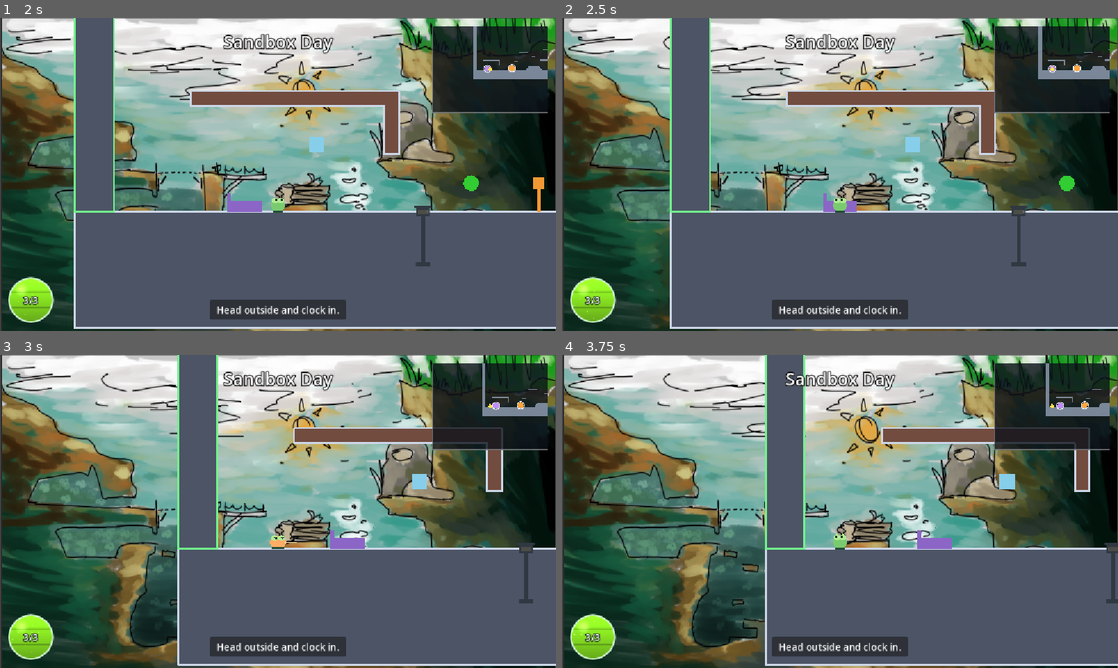
Above: before the commit, frames 1-4 (two rows, left to right).
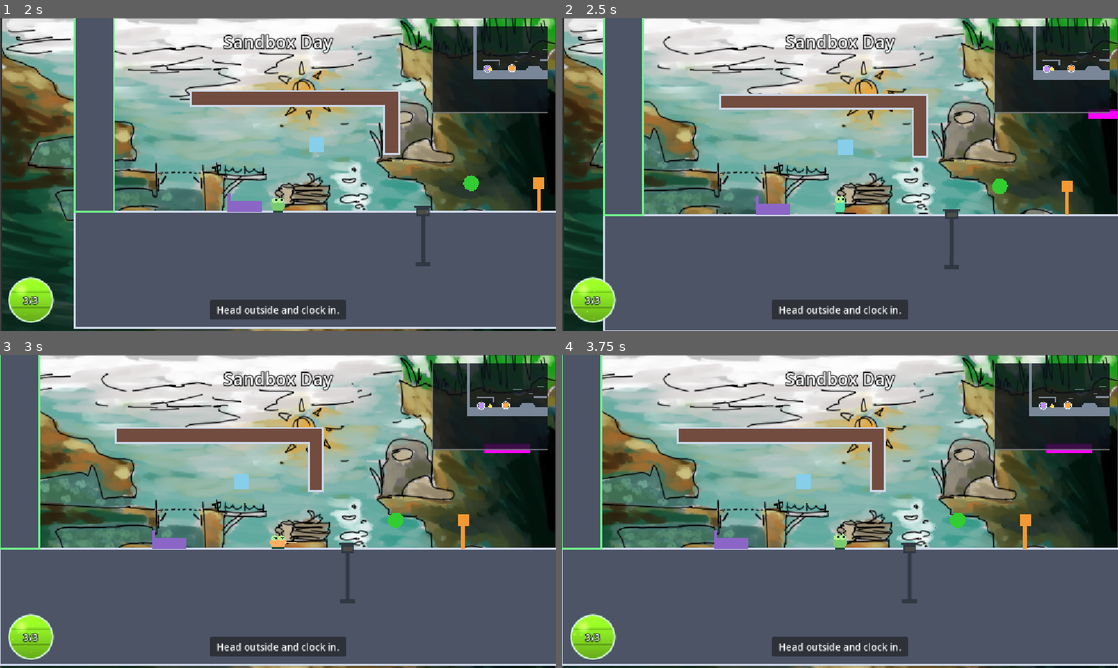
Above: after the commit, the same moments.

Repository: Josephkhland/gwj-98
Game: Godot game, scene res://main.tscn
The game is run twice, just before and just after one commit, with the same random seed, the same clock (stepped at 60 frames per second) and the same inputs. Sound files missing from this copy of the repository are replaced by a short silence.
Inputs (mouse positions are in pixels of both pictures, inside the frame that each line leads up to):
- Up to frame 1 (2 s): click "Start" at 0.5 s; tap Enter at 1.25 s; move the mouse to (400, 158) at 1.27 s; tap S (interact) at 1.35 s; tap Space at 1.52 s
- Up to frame 2 (2.5 s): move the mouse to (728, 190) at 2.02 s; tap R at 2.1 s; tap Space at 2.27 s
- Up to frame 3 (3 s): move the mouse to (333, 442) at 2.77 s; tap S (interact) at 2.85 s
- Up to frame 4 (3.75 s): move the mouse to (812, 574) at 3.52 s; tap R at 3.6 s

Frame 1 is identical in both runs. In frame 2, 21% of the frame differs, in the area x 7-100%, y 0-100%; in frame 3, 25%; in frame 4, 27%, in the area x 0-100%, y 0-100%.

Commit message:
Add music in and tweak values

Diff:
--- a/definitions/audio_config.gd
+++ b/definitions/audio_config.gd
@@ -14,11 +14,12 @@
 	&"splatter": 0.0,
 	&"morning": 0.0,
 	&"main": 0.0,
-	&"base": -6.0,
-	&"birds_1": -6.0,
-	&"birds_2": -6.0,
-	&"evening": -6.0,
+	&"base": 6.0,
+	&"birds_1": 3.0,
+	&"birds_2": 3.0,
+	&"evening": 12.0,
 }
+
 
 static func volume_db(sound_id: StringName) -> float:
 	return float(VOLUMES_DB.get(sound_id, 0.0))
--- a/levels/sandbox/sandbox.tscn
+++ b/levels/sandbox/sandbox.tscn
@@ -15,9 +15,10 @@
 [ext_resource type="Script" uid="uid://8l3trd1taiau" path="res://components/modules/camera_manager/follow_camera_2d.gd" id="4_follow"]
 [ext_resource type="PackedScene" uid="uid://dawp1u828hte7" path="res://components/modules/day_cycle/town_lights/LampPost.tscn" id="4_lamp"]
 [ext_resource type="PackedScene" path="res://components/modules/day_cycle/DayCycleLighting2D.tscn" id="4_light"]
-[ext_resource type="Resource" path="res://resources/day_cycle_schedules/sandbox_schedule.tres" id="4_sched"]
+[ext_resource type="Resource" uid="uid://yjx8enet7k6s" path="res://resources/day_cycle_schedules/sandbox_schedule.tres" id="4_sched"]
 [ext_resource type="Script" uid="uid://cbgxf6w5xqlm7" path="res://components/modules/level_geometry/solid_shape_2d.gd" id="4_solid"]
-
+[ext_resource type="AudioStream" uid="uid://cfl6kqen5uhwc" path="res://assets/cabalcrow/wake-up.mp3" id="19_ia0wb"]
+[ext_resource type="AudioStream" uid="uid://djxtudqgukwmx" path="res://assets/cabalcrow/exposition-full.mp3" id="20_tx1dy"]
 [ext_resource type="PackedScene" path="res://components/modules/music_manager/MusicManager.tscn" id="audio_music"]
 
 [sub_resource type="Gradient" id="Gradient_plain"]
@@ -392,7 +393,9 @@
 follow_offset = Vector2(0, -64)
 camera_name = &"player"
 
-[node name="MusicManager" parent="." instance=ExtResource("audio_music")]
+[node name="MusicManager" parent="." unique_id=1906354351 instance=ExtResource("audio_music")]
+morning = ExtResource("19_ia0wb")
+main = ExtResource("20_tx1dy")
 
 [editable path="Platforms/Deck"]
 [editable path="Platforms/Ferry"]
Not shown, added: assets/cabalcrow/exposition-full.mp3.import
Not shown, added: assets/cabalcrow/wake-up.mp3.import
Not shown: 9 places in levels/sandbox/sandbox.tscn that only renumber resources
Not shown, added: assets/cabalcrow/exposition-full.mp3
Not shown, added: assets/cabalcrow/wake-up.mp3
